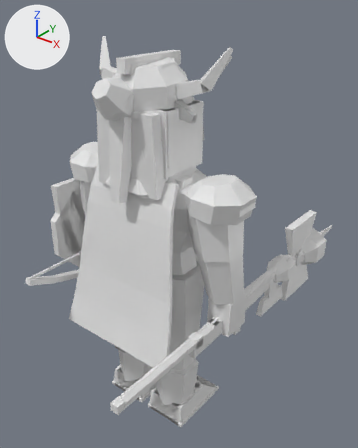
One commit to the glTF model assets/models/hornkin/hornkin.glb: the scene before it, then after it.
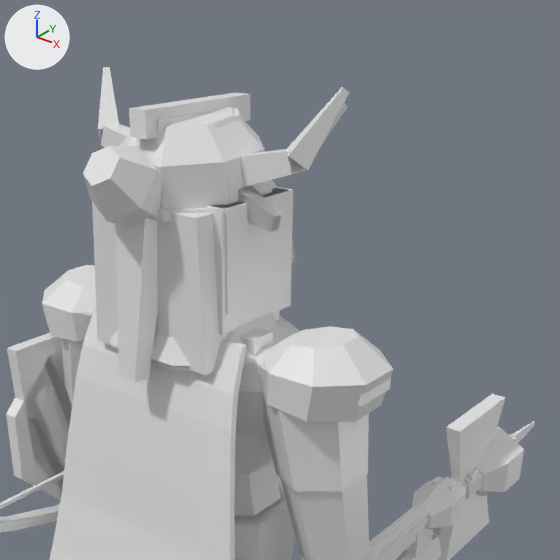
Old and new are each drawn whole from a 50 mm lens placed at (1.75, -1.97, 2.58), pointed at (-0.06, 0.3, 1.18) and again close up on the part from 13% to 97% of the width and 0% to 67% of the height. The lights are fixed; the arrows at upper left show +X, +Y and +Z. The older version's two pictures come first.

In view in the first close-up: 'BodyFemale', 'BodyMale', 'Cloak', 'HairFBun', 'HairFTail', 'Helm_coif', 'Helm_hood', 'Helm_plate', 'Main_axe2h', 'Shield_kite', 'Shield_round', 'Shoulders' and 11 more.
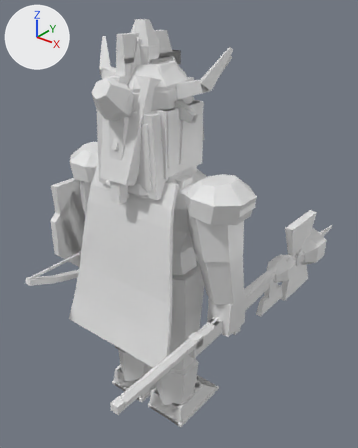
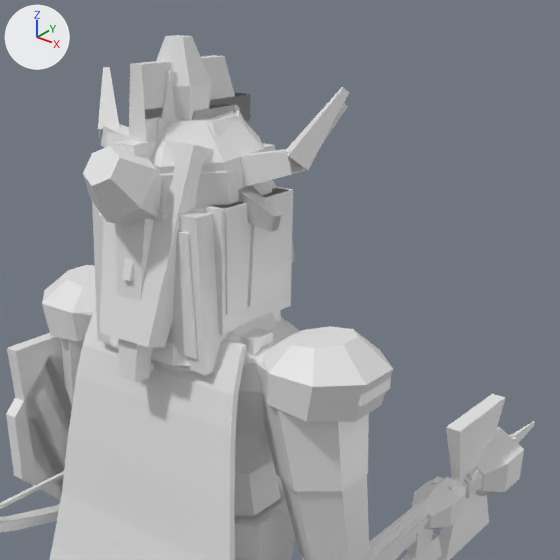
What differs and where, as boxes (x1, y1, x2, y2) in the close-ups (560 x 560 px):
'ManeShort', added: after (99, 104, 236, 348)
'Helm_plate_open', added: after (98, 93, 287, 359)
'HairMohawk', added: after (114, 55, 238, 160)
'HairTopknot', added: after (122, 35, 212, 281)
'HairElfLong', added (mostly hidden): after (262, 143, 281, 322)
'Helm_plate', unchanged, covered by the edit: before (129, 93, 272, 204); after (227, 108, 272, 193)

What changed in the scene script:
```text
Add me_maneshort:
    me_maneshort.from_pydata(...)  # 16 vertices, 24 faces; spans x -0.156..0.156, y -0.316..0.113, z 1.652..2.25
    me_maneshort.materials.append(mat_character)  # white #e7e7e7
Add me_helm_plate_open:
    me_helm_plate_open.from_pydata(...)  # 72 vertices, 120 faces; spans x -0.237..0.237, y -0.233..0.233, z 1.634..2.264
    me_helm_plate_open.materials.append(mat_character)  # white #e7e7e7
Add me_hairtopknot:
    me_hairtopknot.from_pydata(...)  # 34 vertices, 56 faces; spans x -0.074..0.074, y -0.294..0.028, z 1.828..2.427
    me_hairtopknot.materials.append(mat_character)  # white #e7e7e7
Add me_hairmohawk:
    me_hairmohawk.from_pydata(...)  # 16 vertices, 24 faces; spans x -0.039..0.039, y -0.272..0.198, z 1.875..2.37
    me_hairmohawk.materials.append(mat_character)  # white #e7e7e7
Add me_hairelflong:
    me_hairelflong.from_pydata(...)  # 56 vertices, 92 faces; spans x -0.225..0.225, y -0.204..0.191, z 1.252..2.179
    me_hairelflong.materials.append(mat_character)  # white #e7e7e7
Add ob_maneshort:
    ob_maneshort = bpy.data.objects.new('ManeShort', me_maneshort)
    ob_maneshort.location = (0.0, 0.0, 0.0)
Add ob_helm_plate_open:
    ob_helm_plate_open = bpy.data.objects.new('Helm_plate_open', me_helm_plate_open)
    ob_helm_plate_open.location = (0.0, 0.0, 0.0)
Add ob_hairtopknot:
    ob_hairtopknot = bpy.data.objects.new('HairTopknot', me_hairtopknot)
    ob_hairtopknot.location = (0.0, 0.0, 0.0)
Add ob_hairmohawk:
    ob_hairmohawk = bpy.data.objects.new('HairMohawk', me_hairmohawk)
    ob_hairmohawk.location = (0.0, 0.0, 0.0)
Add ob_hairelflong:
    ob_hairelflong = bpy.data.objects.new('HairElfLong', me_hairelflong)
    ob_hairelflong.location = (0.0, 0.0, 0.0)
```
